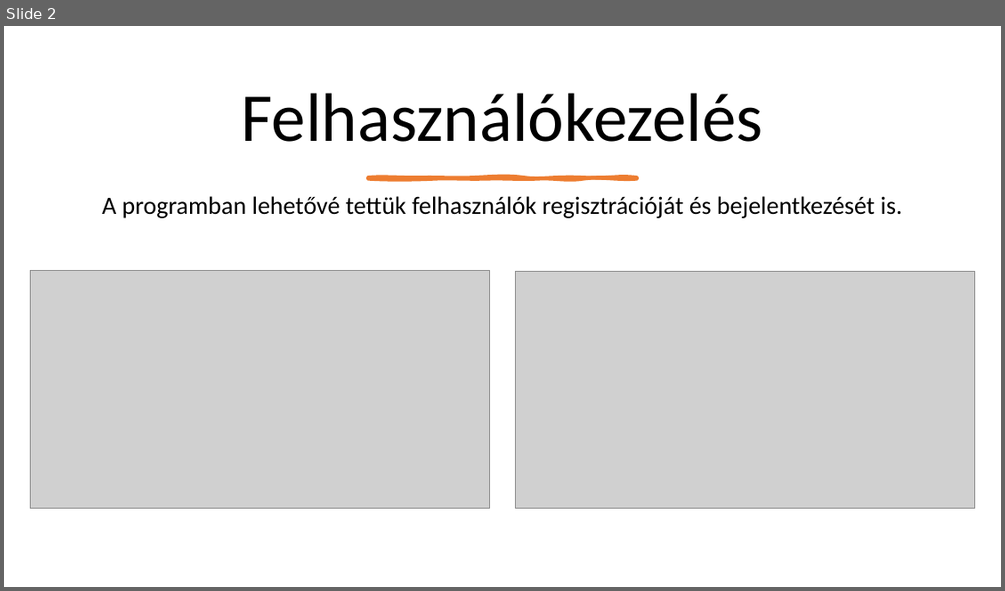
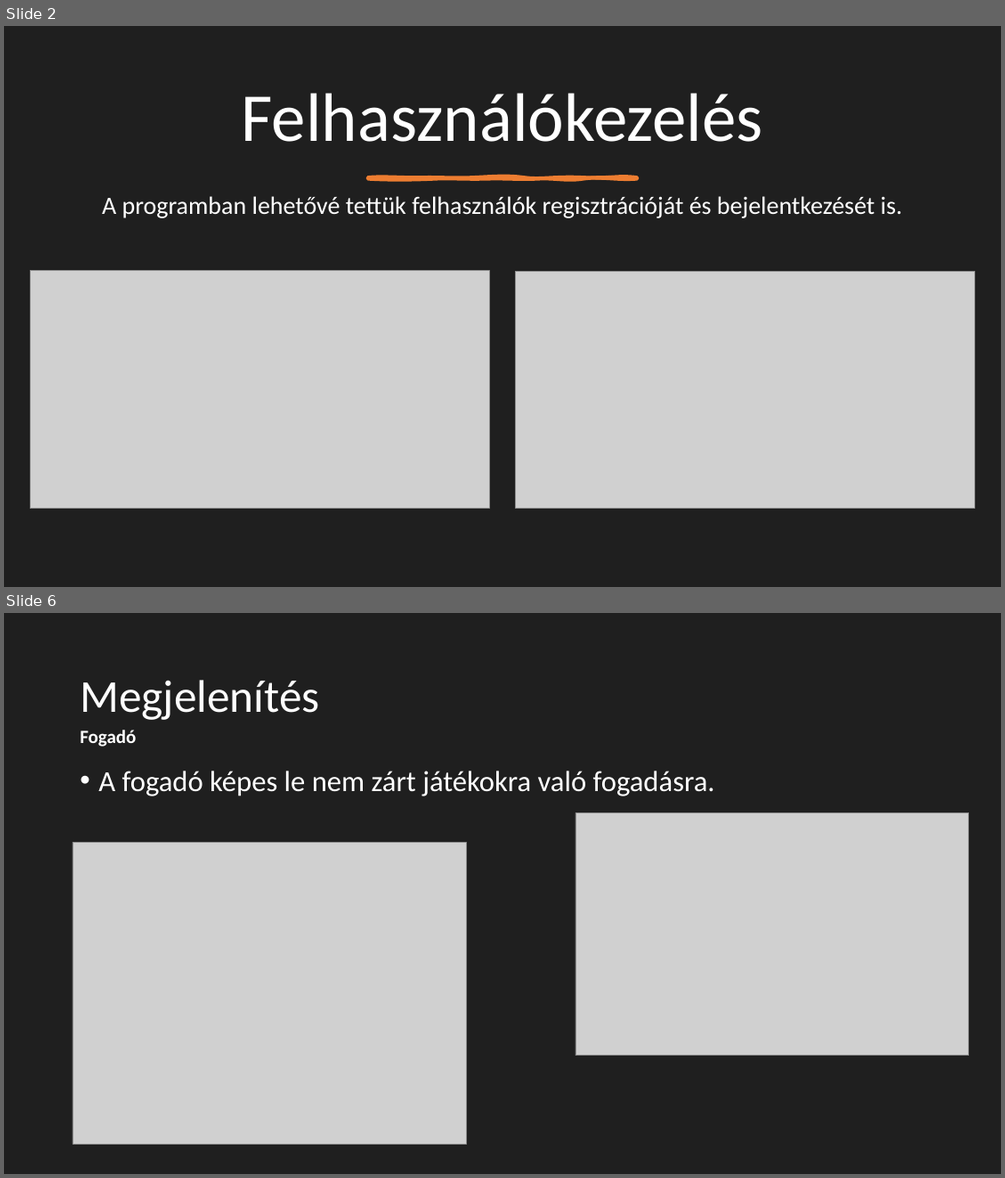
Before and after one commit to PasioteStudio/dusza2024_1, a slide deck: Dusza.pptx. Shown one above the other, each under a label of ours: slide 2 before the commit, slides 2 and 6 after it; the slides between them are not shown. The pictures are 1005x591 and 1005x1178 pixels, drawn with LibreOffice and Linux fonts; fonts in the diff are those of the drawing; grey boxes stand for pictures. Boxes give left, top, right and bottom in pixels: in the first picture for what was removed or moved away, otherwise in the second. Text is boxed around its words. In the diff, an @@ line names an element or a change of style, - is before the commit and + after.

```diff
--- a/Dusza.pptx
+++ b/Dusza.pptx
@@ slide 6 added at [4, 613, 1001, 1174], background #1F1F1F @@
@@ title added at [80, 680, 320, 720], 44 pt, text #FFFFFF @@
+Megjelenítés
@@ text added at [80, 730, 136, 747], 18 pt, text #FFFFFF, bold @@
+Fogadó
@@ text added at [98, 771, 715, 796], 28 pt, text #FFFFFF @@
+• A fogadó képes le nem zárt játékokra való fogadásra.
@@ picture added at [575, 812, 969, 1055] @@
@@ picture added at [73, 842, 466, 1144] @@
@@ slide 2 changed as well @@
@@ background #FFFFFF to #1F1F1F @@
@@ title "Felhasználókezelés" at [242, 93, 763, 142]: text colour #000000 to #FFFFFF @@
@@ text "A programban lehetővé tettük felhasználók ..." at [102, 196, 902, 218]: text colour #000000 to #FFFFFF @@
```
Also in this commit, not shown: 2 other slides changed, 5 other slides added, 6 other files.
